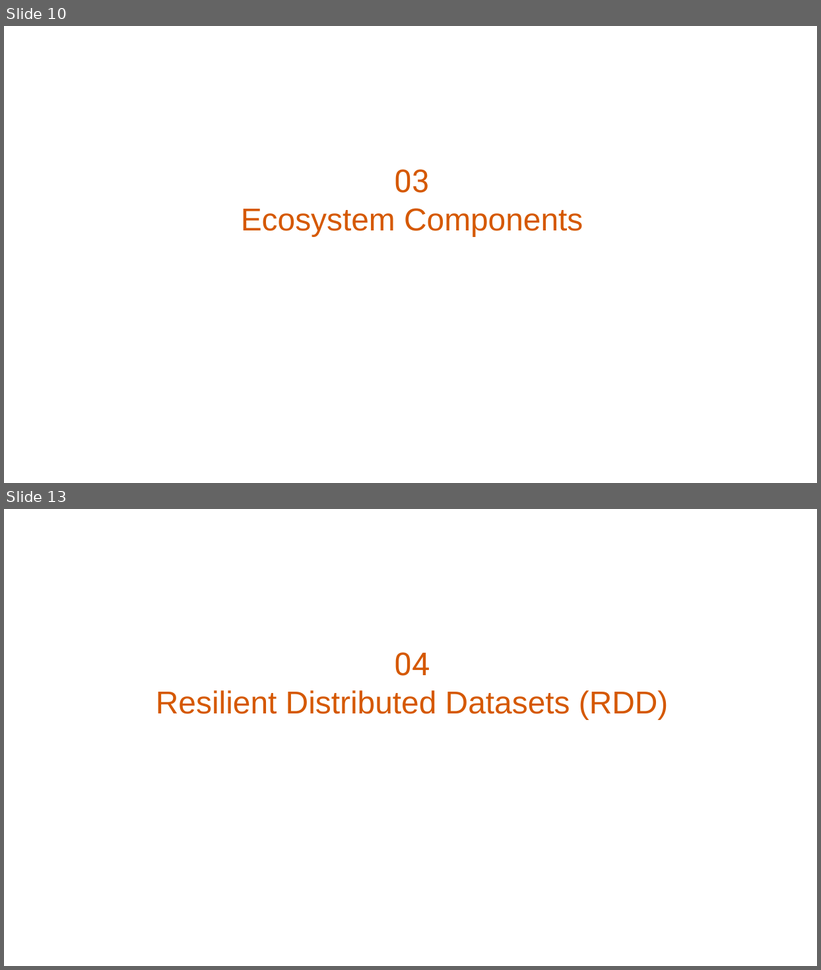
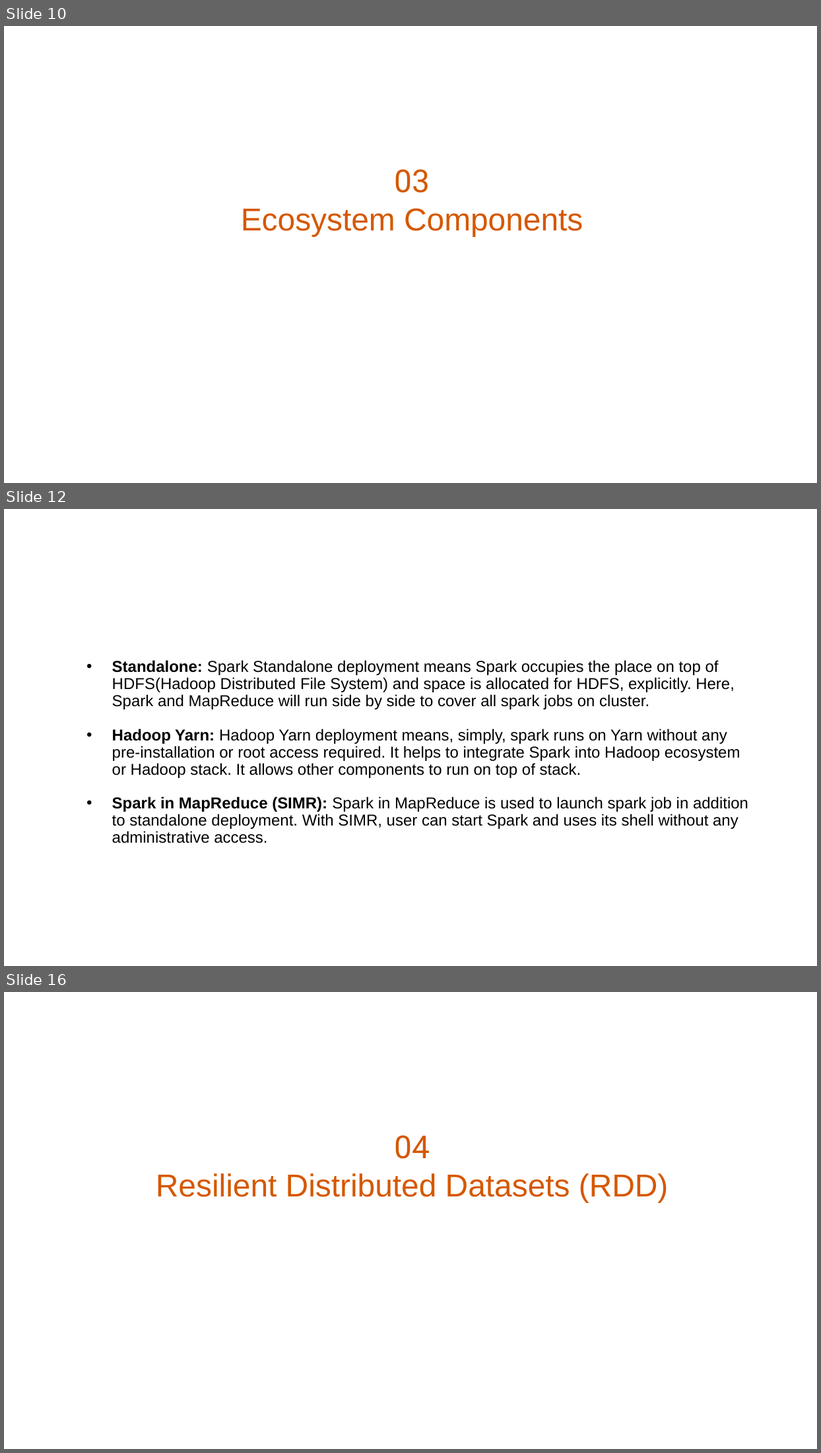
Before and after one commit to danaelshrbiny10/pyspark-playstore, a slide deck: ppt/apache-spark.pptx. Shown one above the other, each under a label of ours: slides 10 and 13 before the commit, slides 10, 12 and 16 after it; the slides between them are not shown. The pictures are 821x970 and 821x1453 pixels, drawn with LibreOffice and Linux fonts; fonts in the diff are those of the drawing. Boxes give left, top, right and bottom in pixels: in the first picture for what was removed or moved away, otherwise in the second. Text is boxed around its words. In the diff, an @@ line names an element or a change of style, - is before the commit and + after.

```diff
--- a/ppt/apache-spark.pptx
+++ b/ppt/apache-spark.pptx
@@ slide 12 added at [4, 509, 817, 966], background #FFFFFF @@
@@ text added at [112, 660, 748, 844], 14 pt, text #000000 @@
+• Standalone: Spark Standalone deployment means Spark occupies the place on top of HDFS(Hadoop Distributed File System) and space is allocated for HDFS, explicitly. Here, Spark and MapReduce will run side by side to cover all spark jobs on cluster.
+• Hadoop Yarn: Hadoop Yarn deployment means, simply, spark runs on Yarn without any pre-installation or root access required. It helps to integrate Spark into Hadoop ecosystem or Hadoop stack. It allows other components to run on top of stack.
+• Spark in MapReduce (SIMR): Spark in MapReduce is used to launch spark job in addition to standalone deployment. With SIMR, user can start Spark and uses its shell without any administrative access.
@@ freeform shape added at [239, 702, 287, 776], fill #FFFFFF @@
@@ freeform shape added at [388, 702, 436, 776], fill #FFFFFF @@
@@ what was slide 13 is now slide 16 @@
```
Also in this commit, not shown: 4 slides changed, 3 other slides added, 2 slides removed, 1 other file.
